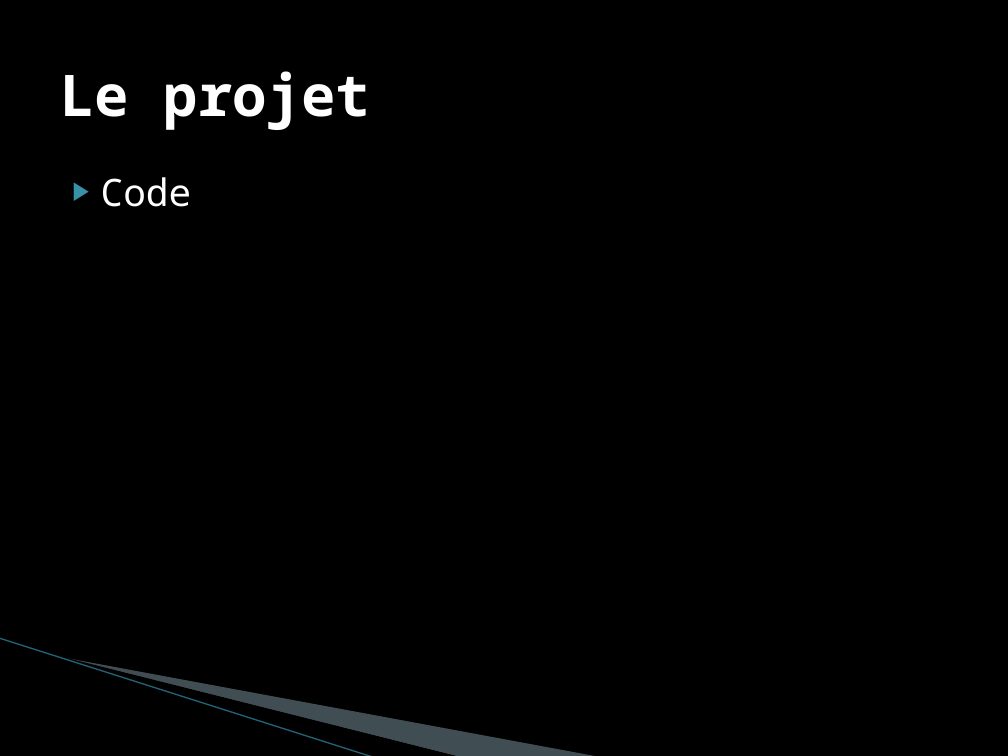
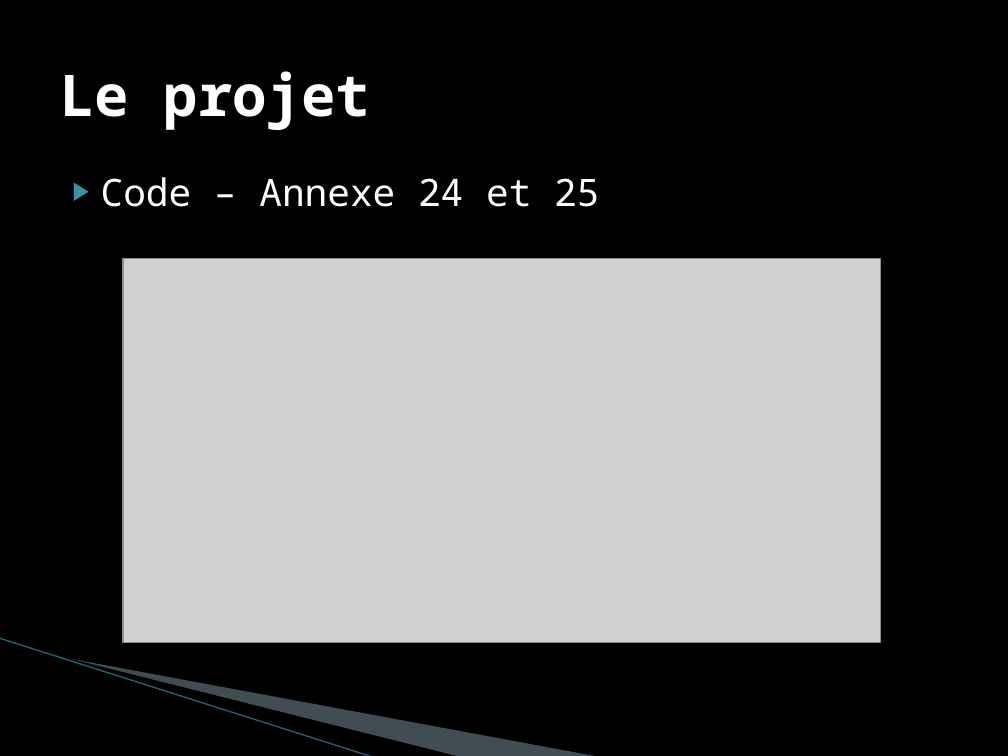
Before and after one commit to AurelienHarle/SuiviStagiaire, a slide deck: slide 15 of doc/Rapport de stage/Presentation suivi de stagiaire.pptx. Drawn at 1008x756 pixels with LibreOffice and Linux fonts; fonts in the diff are those of the drawing; grey boxes stand for pictures; background and template pictures are left out. Boxes give left, top, right and bottom in pixels: in the first picture for what was removed or moved away, otherwise in the second. Text is boxed around its words. In the diff, an @@ line names an element or a change of style, - is before the commit and + after.

```diff
--- a/doc/Rapport de stage/Presentation suivi de stagiaire.pptx
+++ b/doc/Rapport de stage/Presentation suivi de stagiaire.pptx
@@ text at <box>101,177,599,207</box>: text changed @@
-▶ Code
+▶ Code – Annexe 24 et 25
@@ picture added at <box>123,259,880,642</box> @@
```
Also in this commit, not shown: 10 other slides changed, 1 slide added, 2 other files.
